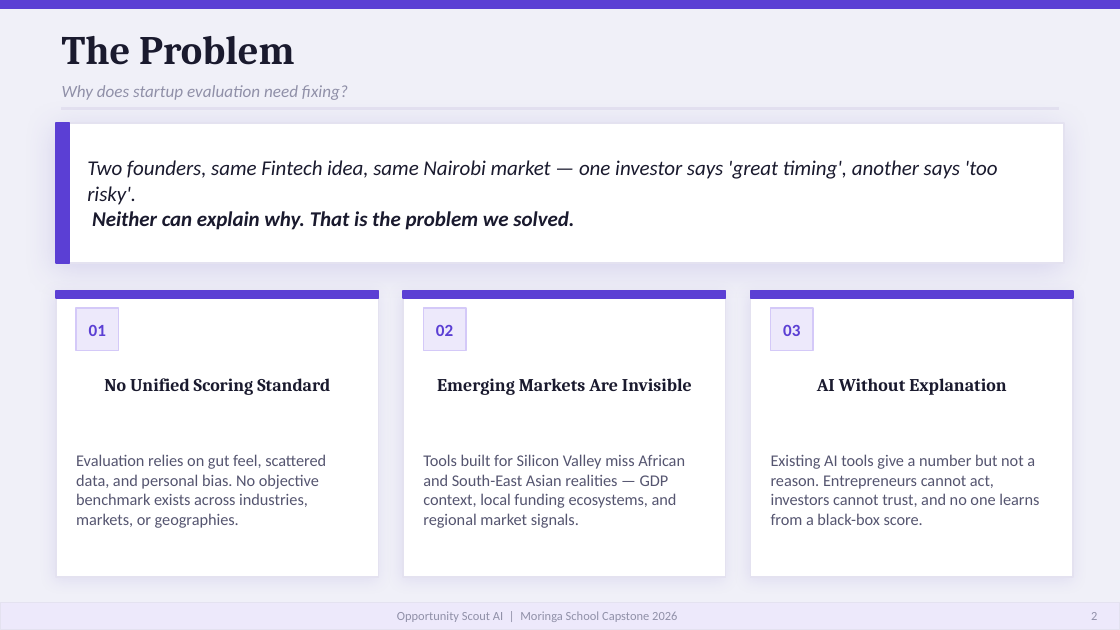
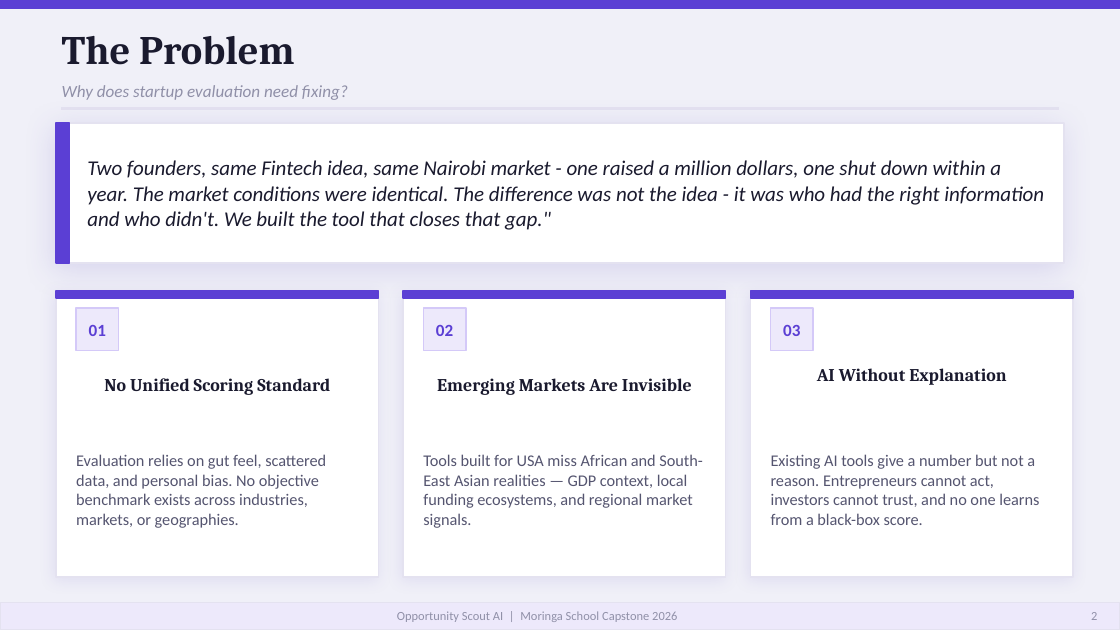
Before and after one commit to lilibethlangat/Opportunity_Scout_AI, a slide deck: slide 3 of OpportunityScoutAI_Final.pptx. Drawn at 1120x630 pixels with LibreOffice and Linux fonts; fonts in the diff are those of the drawing. Boxes give left, top, right and bottom in pixels: in the first picture for what was removed or moved away, otherwise in the second. Text is boxed around its words. In the diff, an @@ line names an element or a change of style, - is before the commit and + after.

Commit message:
Presentation Updates

```diff
--- a/OpportunityScoutAI_Final.pptx
+++ b/OpportunityScoutAI_Final.pptx
@@ text at bbox=[87, 160, 1044, 230]: text changed @@
-Two founders, same Fintech idea, same Nairobi market — one investor says 'great timing', another says 'too risky'.
-Neither can explain why. That is the problem we solved.
+Two founders, same Fintech idea, same Nairobi market - one raised a million dollars, one shut down within a year. The market conditions were identical. The difference was not the idea - it was who had the right information and who didn't. We built the tool that closes that gap."
@@ text "AI Without Explanation": place and size @@
-text "AI Without Explanation" at bbox=[817, 378, 1006, 395]
+text "AI Without Explanation" at bbox=[817, 368, 1006, 385]
@@ text at bbox=[423, 454, 702, 528]: text changed @@
-Tools built for Silicon Valley miss African and South-East Asian realities — GDP context, local funding ecosystems, and regional market signals.
+Tools built for USA miss African and South-East Asian realities — GDP context, local funding ecosystems, and regional market signals.
```
Also in this commit, not shown: 3 other slides changed, 1 slide added, 1 slide removed, 1 other file.
